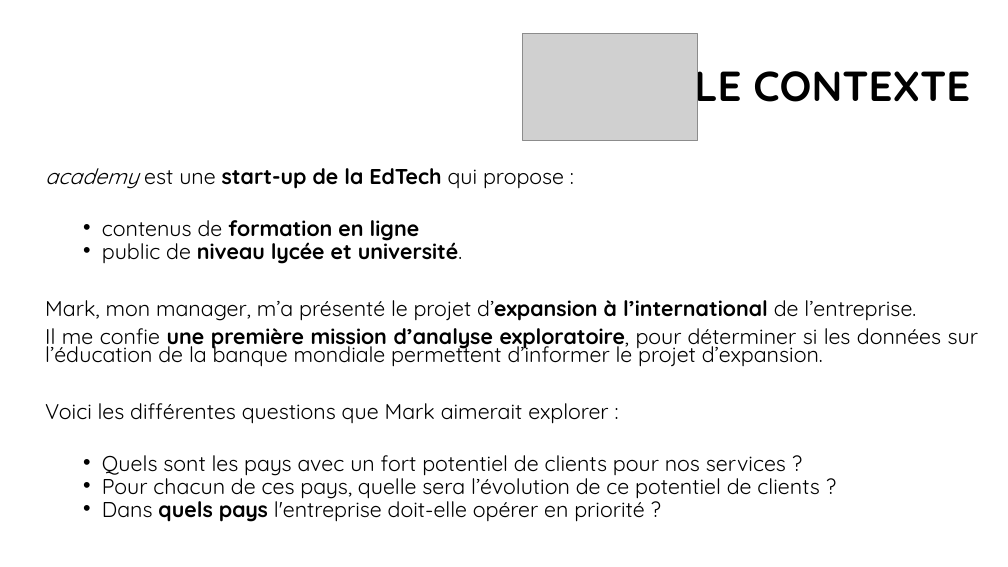
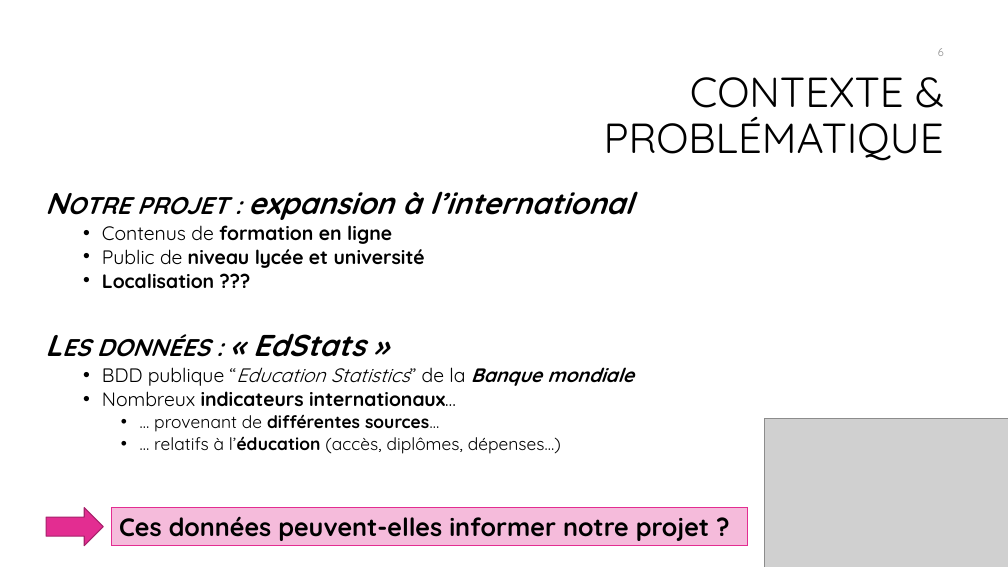
Before and after one commit to bayethiernodiop/Parcours-Data-Scientist, a slide deck: slide 6 of projet2/projet2.pptx (slide 4 before the commit). Drawn at 1008x567 pixels with LibreOffice and Linux fonts; fonts in the diff are those of the drawing; grey boxes stand for pictures; background and template pictures are left out. Boxes give left, top, right and bottom in pixels: in the first picture for what was removed or moved away, otherwise in the second. Text is boxed around its words. In the diff, an @@ line names an element or a change of style, - is before the commit and + after.

```diff
--- a/projet2/projet2.pptx
+++ b/projet2/projet2.pptx
@@ page number added at (938, 48, 944, 56), 10.5 pt, text #8C8C8C @@
+6
@@ title at (604, 77, 944, 161): text changed; bold off @@
-LE CONTEXTE
+CONTEXTE & PROBLÉMATIQUE
@@ text at (97, 191, 633, 454): text changed; size 20.4 to 18.5 pt; bold on @@
-academy est une start-up de la EdTech qui propose :
-  • contenus de formation en ligne
-  • public de niveau lycée et université.
-Mark, mon manager, m’a présenté le projet d’expansion à l’international de l’entreprise.
-Il me confie une première mission d’analyse exploratoire, pour déterminer si les données sur l’éducation de la banque mondiale permettent d’informer le projet d’expansion.
-Voici les différentes questions que Mark aimerait explorer :
-  • Quels sont les pays avec un fort potentiel de clients pour nos services ?
-  • Pour chacun de ces pays, quelle sera l’évolution de ce potentiel de clients ?
-  • Dans quels pays l'entreprise doit-elle opérer en priorité ?
+Notre projet : expansion à l’international
+  • Contenus de formation en ligne
+  • Public de niveau lycée et université
+  • Localisation ???
+Les données : « EdStats »
+  • BDD publique “Education Statistics” de la Banque mondiale
+  • Nombreux indicateurs internationaux…
+    • … provenant de différentes sources…
+    • … relatifs à l’éducation (accès, diplômes, dépenses…)
@@ picture: place and size @@
-picture at (523, 34, 698, 141)
+picture at (765, 418, 1008, 567)
@@ right arrow added at (46, 507, 104, 545), fill #E32D91, outline #A8216B 1 pt @@
@@ rectangle added at (112, 507, 748, 545), fill #E32D91 at 32% opacity, outline #E32D91 0.75 pt, 24 pt, text #000000, bold @@
+Ces données peuvent-elles informer notre projet ?
```
Also in this commit, not shown: 8 other slides changed, 10 slides added, 5 slides removed, 13 other files.
